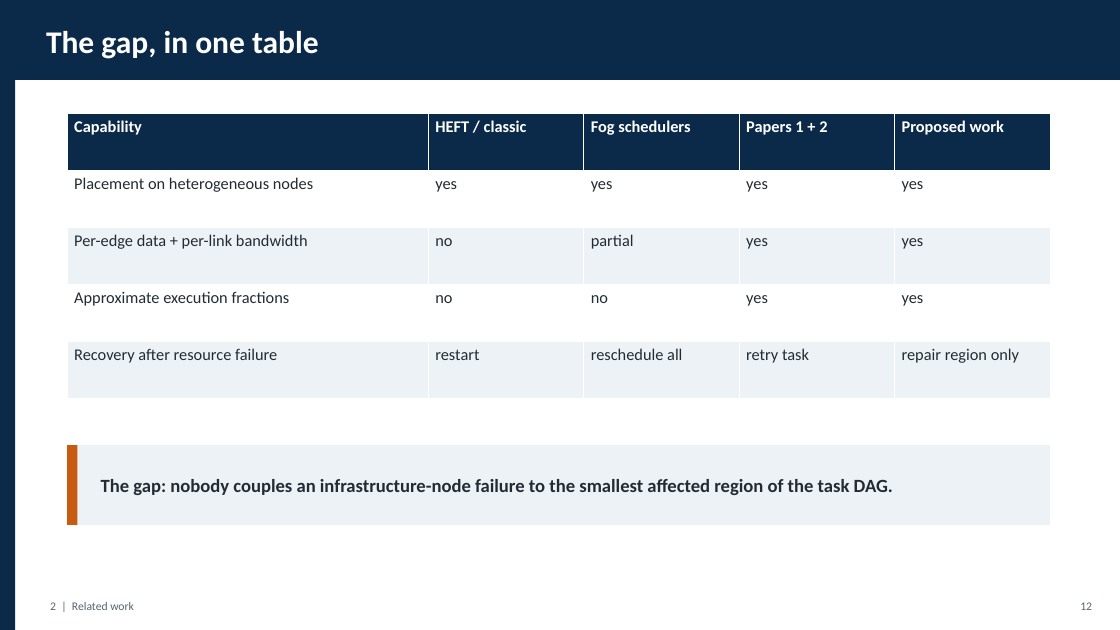
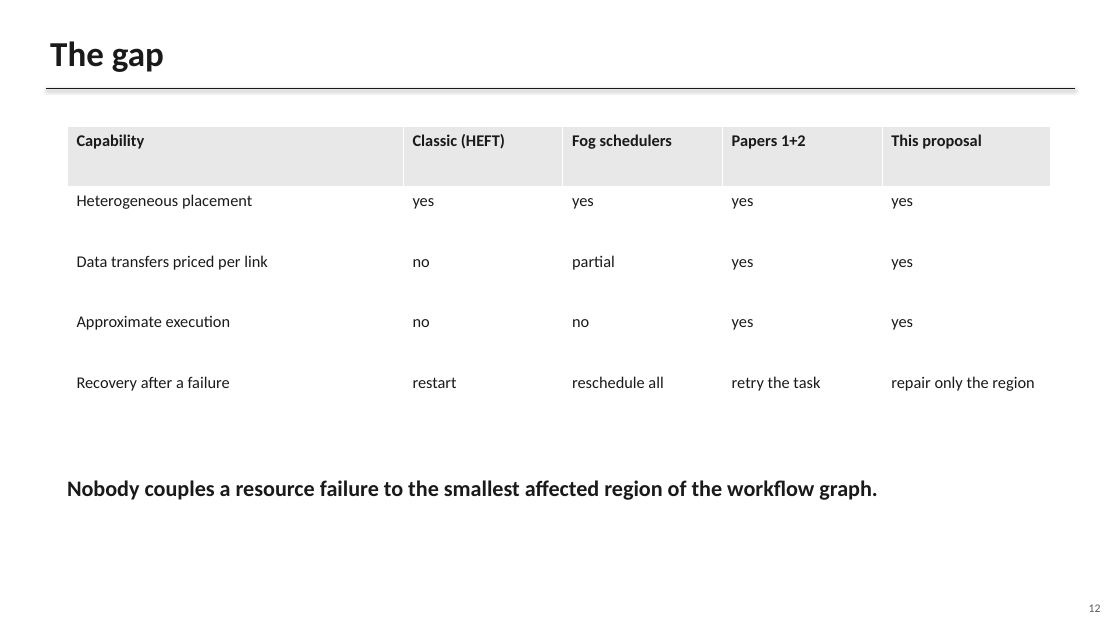
Before and after one commit to gayanigupta/data-aware-scheduling, a slide deck: slide 12 of slides/data-aware-scheduling.pptx (slide 13 before the commit). Drawn at 1120x630 pixels with LibreOffice and Linux fonts; fonts in the diff are those of the drawing. Boxes give left, top, right and bottom in pixels: in the first picture for what was removed or moved away, otherwise in the second. Text is boxed around its words. In the diff, an @@ line names an element or a change of style, - is before the commit and + after.

Commit message:
Plain monochrome slide deck with human-style text

```diff
--- a/slides/data-aware-scheduling.pptx
+++ b/slides/data-aware-scheduling.pptx
@@ rectangle removed at (x1=0, y1=0, x2=1120, y2=80) @@
@@ text at (x1=50, y1=41, x2=164, y2=72): text changed; size 27 to 30 pt; text colour #FFFFFF to #1A1A1A @@
-The gap, in one table
+The gap
@@ rectangle removed at (x1=0, y1=80, x2=15, y2=630) @@
@@ line added from (46, 88) to (1075, 88), #1A1A1A 1 pt @@
@@ table at (x1=67, y1=126, x2=1050, y2=429) @@
-row 1: Capability | HEFT / classic | Fog schedulers | Papers 1 + 2 | Proposed work
+row 1: Capability | Classic (HEFT) | Fog schedulers | Papers 1+2 | This proposal
-row 2, column 1: Placement on heterogeneous nodes
+row 2, column 1: Heterogeneous placement
-row 3, column 1: Per-edge data + per-link bandwidth
+row 3, column 1: Data transfers priced per link
-row 4, column 1: Approximate execution fractions
+row 4, column 1: Approximate execution
-row 5: Recovery after resource failure | restart | reschedule all | retry task | repair region only
+row 5: Recovery after a failure | restart | reschedule all | retry the task | repair only the region
@@ fill #0B2A4A to #E8E8E8 in row 1 @@
@@ fill #EDF2F7 to #FFFFFF in 10 cells @@
@@ text colour #FFFFFF to #1A1A1A in "Capability", "Fog schedulers" @@
@@ text colour #232B33 to #1A1A1A in "yes", "yes", "yes", "yes" and 10 more places @@
@@ table resized from (x1=67, y1=113, x2=1050, y2=399) to (x1=67, y1=126, x2=1050, y2=429) @@
@@ rectangle removed at (x1=67, y1=445, x2=1050, y2=525) @@
@@ rectangle removed at (x1=67, y1=445, x2=77, y2=525) @@
@@ text "Nobody couples a resource failure ..." at (x1=67, y1=480, x2=877, y2=500): vertical alignment middle to top @@
@@ text at (x1=67, y1=480, x2=877, y2=500): text changed; size 16 to 19 pt; text colour #232B33 to #1A1A1A @@
-The gap: nobody couples an infrastructure-node failure to the smallest affected region of the task DAG.
+Nobody couples a resource failure to the smallest affected region of the workflow graph.
@@ text "12" moved from (x1=1080, y1=602, x2=1092, y2=610) to (x1=1089, y1=604, x2=1101, y2=612) @@
@@ text "12" at (x1=1089, y1=604, x2=1101, y2=612): text colour #5A646E to #595959 @@
@@ text removed at (x1=50, y1=602, x2=134, y2=610) @@
-2 | Related work
```
Also in this commit, not shown: 29 other slides changed, 14 slides added, 16 slides removed, 1 other file.
